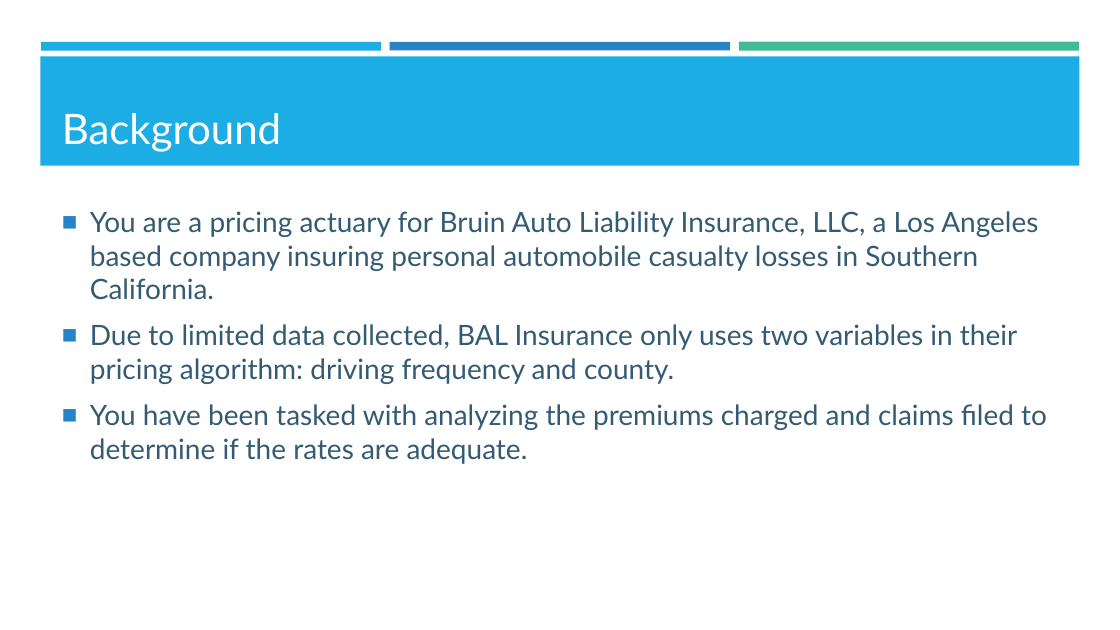
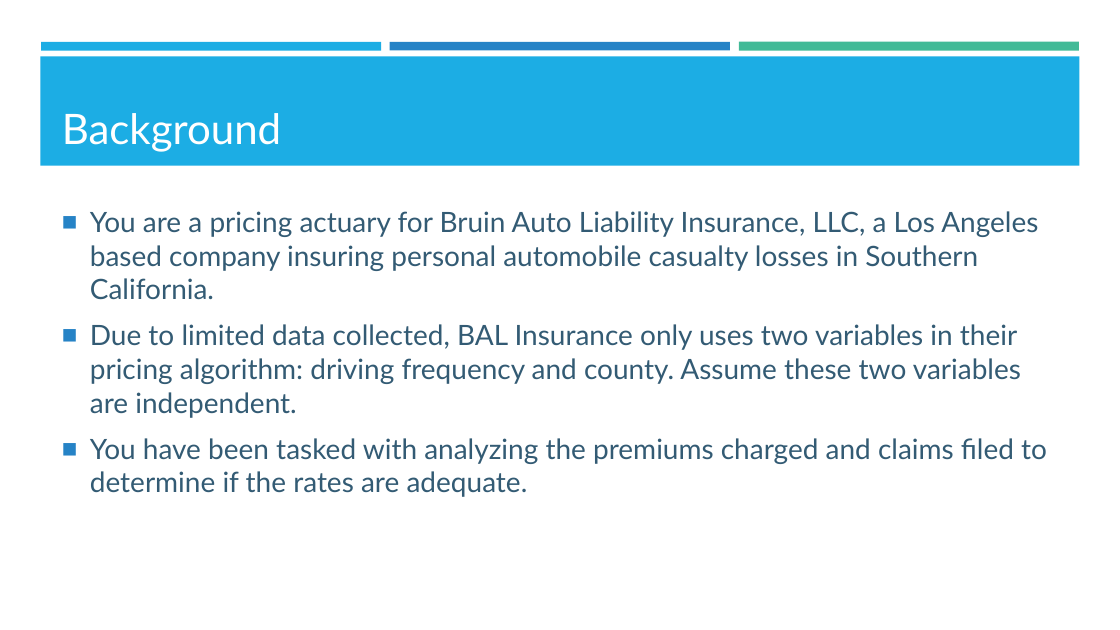
Before and after one commit to kzhu98/kzhu98.github.io, a slide deck: slide 20 of projects/BASWorkshops/Excel_I/Excel_I_Slides.pptx (slide 2 before the commit). Drawn at 1120x630 pixels with LibreOffice and Linux fonts; fonts in the diff are those of the drawing; background and template pictures are left out. Boxes give left, top, right and bottom in pixels: in the first picture for what was removed or moved away, otherwise in the second. Text is boxed around its words. In the diff, an @@ line names an element or a change of style, - is before the commit and + after.

```diff
--- a/projects/BASWorkshops/Excel_I/Excel_I_Slides.pptx
+++ b/projects/BASWorkshops/Excel_I/Excel_I_Slides.pptx
@@ text at <box>90,324,1021,418</box>: text changed @@
-■ Due to limited data collected, BAL Insurance only uses two variables in their pricing algorithm: driving frequency and county.
+■ Due to limited data collected, BAL Insurance only uses two variables in their pricing algorithm: driving frequency and county. Assume these two variables are independent.
```
Also in this commit, not shown: 5 slides added, 14 other files.
